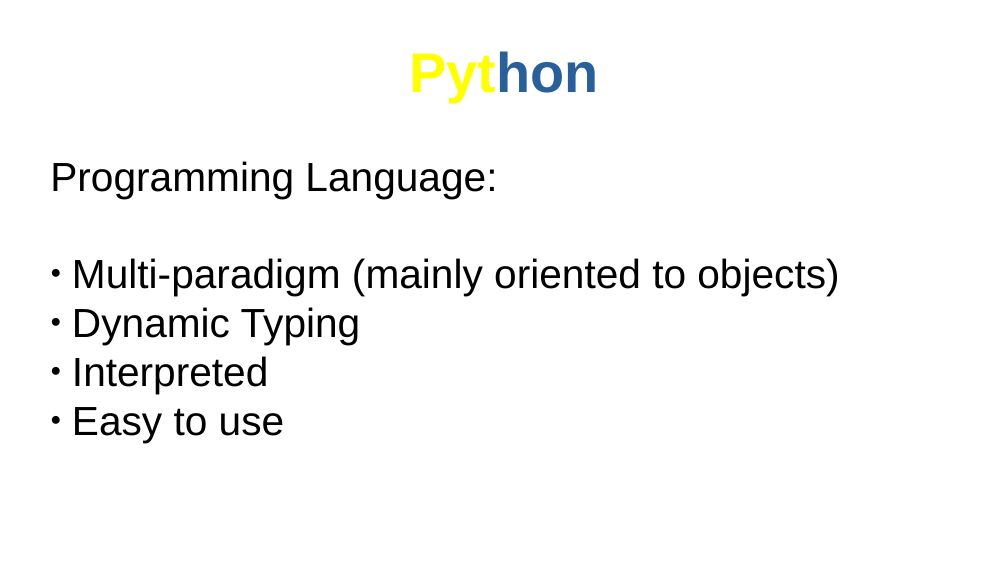
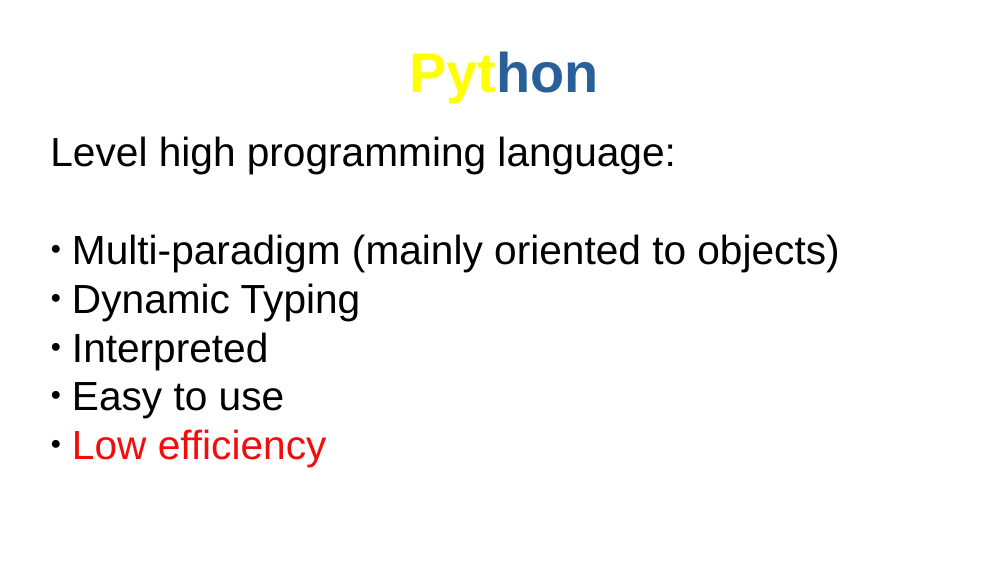
Before and after one commit to AndyDanian/chempyI, a slide deck: slide 1 of presentations/m1/c1.odp. Drawn at 1008x567 pixels with LibreOffice and Linux fonts; fonts in the diff are those of the drawing. Boxes give left, top, right and bottom in pixels: in the first picture for what was removed or moved away, otherwise in the second. Text is boxed around its words. In the diff, an @@ line names an element or a change of style, - is before the commit and + after.

```diff
--- a/presentations/m1/c1.odp
+++ b/presentations/m1/c1.odp
@@ subtitle at bbox=[50, 136, 675, 174]: text changed @@
-Programming Language:
+Level high programming language:
@@ subtitle at bbox=[72, 429, 327, 467]: paragraph added @@
+● Low efficiency
```
Also in this commit, not shown: 4 slides added.
